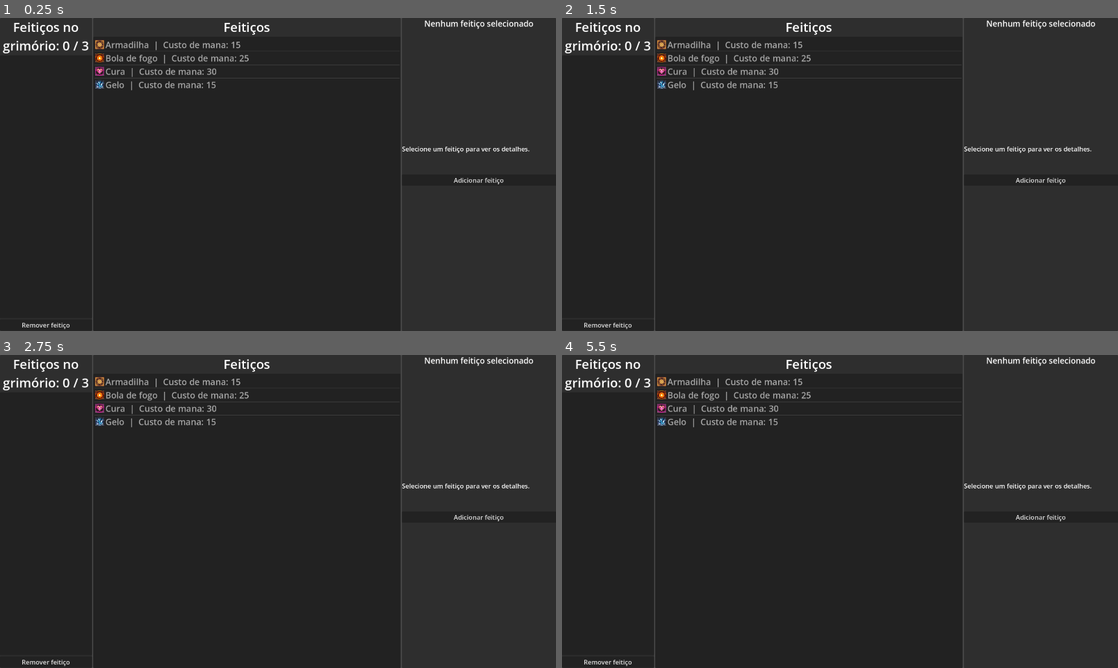
Above: before the commit, frames 1-4 (two rows, left to right).
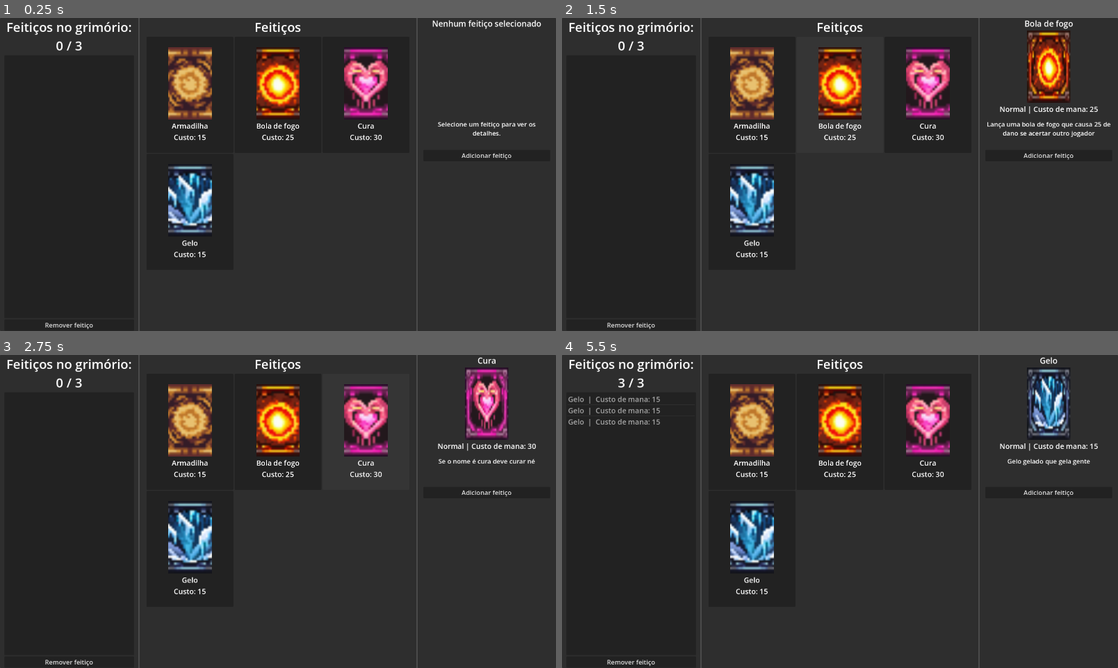
Above: after the commit, the same moments.

Repository: Isaaa43/Saudavel-e-Balanceado
Game: Godot game, scene res://cenas/menus/menu_deck.tscn
The game is run twice, just before and just after one commit, with the same random seed, the same clock (stepped at 60 frames per second) and the same inputs. This scene is started directly instead of the project's main scene.
Inputs (mouse positions are in pixels of both pictures, inside the frame that each line leads up to):
- Up to frame 1 (0.25 s): no input
- Up to frame 2 (1.5 s): click (751, 96) at 0.52 s; click (840, 96) at 1.27 s
- Up to frame 3 (2.75 s): click (366, 433) at 2.02 s
- Up to frame 4 (5.5 s): click (751, 549) at 2.77 s; click "Remover feitiço" at 3.5 s; click "Adicionar feitiço" at 4.25 s; tap Enter at 5 s; move the mouse to (962, 495) at 5.02 s; hold D (direita) from 5.03 s (still down); click (962, 495) at 5.1 s; tap Space (pular) at 5.27 s

The runs differ from the first frame. In frame 1, 9.9% of the frame differs, in the area x 0-98%, y 0-100%; in frame 2, 12%, in the area x 0-99%, y 0-100%; in frame 3, 11%; in frame 4, 12%.

Commit message:
substituição lista por quadros

Diff:
--- /dev/null
+++ b/luta-magos/cenas/menus/CardGridItem.tscn
@@ -0,0 +1,61 @@
+[gd_scene format=3 uid="uid://cwuvw7rq625os"]
+
+[ext_resource type="Script" uid="uid://ndo1bxcj42f7" path="res://scripts/CardGridItem.gd" id="1_xsg6e"]
+
+[node name="CardGridItem" type="Button" unique_id=1492274143]
+custom_minimum_size = Vector2(300, 400)
+anchors_preset = 15
+anchor_right = 1.0
+anchor_bottom = 1.0
+grow_horizontal = 2
+grow_vertical = 2
+size_flags_vertical = 3
+script = ExtResource("1_xsg6e")
+
+[node name="MarginContainer" type="MarginContainer" parent="." unique_id=722200261]
+layout_mode = 1
+anchors_preset = 15
+anchor_right = 1.0
+anchor_bottom = 1.0
+grow_horizontal = 2
+grow_vertical = 2
+
+[node name="Control" type="Control" parent="MarginContainer" unique_id=1364824778]
+layout_mode = 2
+size_flags_horizontal = 4
+mouse_filter = 2
+
+[node name="VBoxContainer" type="VBoxContainer" parent="MarginContainer/Control" unique_id=923995580]
+layout_mode = 1
+anchors_preset = 8
+anchor_left = 0.5
+anchor_top = 0.5
+anchor_right = 0.5
+anchor_bottom = 0.5
+offset_left = -75.0
+offset_top = -152.0
+offset_right = 75.0
+offset_bottom = 152.0
+grow_horizontal = 2
+grow_vertical = 2
+
+[node name="CardIcon" type="TextureRect" parent="MarginContainer/Control/VBoxContainer" unique_id=351240241]
+unique_name_in_owner = true
+custom_minimum_size = Vector2(150, 250)
+layout_mode = 2
+size_flags_vertical = 3
+expand_mode = 1
+stretch_mode = 6
+
+[node name="CardNameLabel" type="Label" parent="MarginContainer/Control/VBoxContainer" unique_id=1912980946]
+unique_name_in_owner = true
+layout_mode = 2
+theme_override_font_sizes/font_size = 25
+horizontal_alignment = 1
+autowrap_mode = 3
+
+[node name="CardCostLabel" type="Label" parent="MarginContainer/Control/VBoxContainer" unique_id=2073125359]
+unique_name_in_owner = true
+layout_mode = 2
+theme_override_font_sizes/font_size = 25
+horizontal_alignment = 1
--- a/luta-magos/cenas/menus/menu_deck.tscn
+++ b/luta-magos/cenas/menus/menu_deck.tscn
@@ -6,6 +6,7 @@
 [ext_resource type="Resource" uid="uid://byifd6pxkhvix" path="res://cartas/bola_de_fogo.tres" id="4_wv7g0"]
 [ext_resource type="Resource" uid="uid://bdu40fla2gco0" path="res://cartas/cura.tres" id="5_wv7g0"]
 [ext_resource type="Resource" uid="uid://dfdgujyipes5o" path="res://cartas/gelo.tres" id="6_gr7sa"]
+[ext_resource type="PackedScene" uid="uid://cwuvw7rq625os" path="res://cenas/menus/CardGridItem.tscn" id="7_gr7sa"]
 
 [node name="MenuDeck" type="Control" unique_id=1395345366]
 layout_mode = 3
@@ -16,6 +17,7 @@
 grow_vertical = 2
 script = ExtResource("1_glkbn")
 available_cards = Array[ExtResource("2_m5xgc")]([ExtResource("3_4ijxk"), ExtResource("4_wv7g0"), ExtResource("5_wv7g0"), ExtResource("6_gr7sa")])
+card_button_scene = ExtResource("7_gr7sa")
 
 [node name="MarginContainer" type="MarginContainer" parent="." unique_id=891563215]
 layout_mode = 1
@@ -31,10 +33,11 @@
 [node name="DeckPanel" type="PanelContainer" parent="MarginContainer/HBoxContainer" unique_id=2138749029]
 layout_mode = 2
 size_flags_horizontal = 3
-size_flags_stretch_ratio = 0.6
 
 [node name="MarginContainer" type="MarginContainer" parent="MarginContainer/HBoxContainer/DeckPanel" unique_id=2105672495]
 layout_mode = 2
+theme_override_constants/margin_left = 15
+theme_override_constants/margin_right = 15
 
 [node name="VBoxContainer" type="VBoxContainer" parent="MarginContainer/HBoxContainer/DeckPanel/MarginContainer" unique_id=1461920499]
 layout_mode = 2
@@ -55,6 +58,7 @@
 size_flags_horizontal = 3
 size_flags_vertical = 3
 size_flags_stretch_ratio = 2.6
+theme_override_font_sizes/font_size = 25
 
 [node name="RemoveButton" type="Button" parent="MarginContainer/HBoxContainer/DeckPanel/MarginContainer/VBoxContainer" unique_id=1018711789]
 unique_name_in_owner = true
@@ -80,11 +84,15 @@
 text = "Feitiços"
 horizontal_alignment = 1
 
-[node name="CardPool" type="ItemList" parent="MarginContainer/HBoxContainer/CardPoolPanel/MarginContainer/VBoxContainer" unique_id=2090578027]
+[node name="CardScroll" type="ScrollContainer" parent="MarginContainer/HBoxContainer/CardPoolPanel/MarginContainer/VBoxContainer" unique_id=1499692090]
+layout_mode = 2
+size_flags_vertical = 3
+
+[node name="CardGrid" type="GridContainer" parent="MarginContainer/HBoxContainer/CardPoolPanel/MarginContainer/VBoxContainer/CardScroll" unique_id=943938688]
 unique_name_in_owner = true
 layout_mode = 2
-size_flags_vertical = 3
-theme_override_font_sizes/font_size = 30
+size_flags_horizontal = 6
+columns = 3
 
 [node name="InfoPanel" type="PanelContainer" parent="MarginContainer/HBoxContainer" unique_id=1049318992]
 layout_mode = 2
@@ -92,6 +100,8 @@
 
 [node name="MarginContainer" type="MarginContainer" parent="MarginContainer/HBoxContainer/InfoPanel" unique_id=692050293]
 layout_mode = 2
+theme_override_constants/margin_left = 20
+theme_override_constants/margin_right = 20
 
 [node name="VBoxContainer" type="VBoxContainer" parent="MarginContainer/HBoxContainer/InfoPanel/MarginContainer" unique_id=811642422]
 layout_mode = 2
@@ -110,13 +120,15 @@
 
 [node name="CardArt" type="TextureRect" parent="MarginContainer/HBoxContainer/InfoPanel/MarginContainer/VBoxContainer/HBoxContainer" unique_id=367272998]
 unique_name_in_owner = true
-custom_minimum_size = Vector2(200, 350)
+custom_minimum_size = Vector2(150, 250)
 layout_mode = 2
 
 [node name="CardTypeCost" type="Label" parent="MarginContainer/HBoxContainer/InfoPanel/MarginContainer/VBoxContainer" unique_id=702212210]
 unique_name_in_owner = true
+custom_minimum_size = Vector2(0, 50)
 layout_mode = 2
 theme_override_font_sizes/font_size = 25
+horizontal_alignment = 1
 
 [node name="CardDescription" type="RichTextLabel" parent="MarginContainer/HBoxContainer/InfoPanel/MarginContainer/VBoxContainer" unique_id=719554911]
 unique_name_in_owner = true
@@ -124,6 +136,7 @@
 layout_mode = 2
 theme_override_font_sizes/normal_font_size = 22
 text = "Descrição do feitiço selecionado"
+horizontal_alignment = 1
 
 [node name="AddButton" type="Button" parent="MarginContainer/HBoxContainer/InfoPanel/MarginContainer/VBoxContainer" unique_id=440370027]
 unique_name_in_owner = true
--- a/luta-magos/feiticos/BolaFogo/FD_bola_fogo.tres
+++ b/luta-magos/feiticos/BolaFogo/FD_bola_fogo.tres
@@ -1,7 +1,7 @@
-[gd_resource type="Resource" script_class="FeiticoDef" format=3 uid="uid://c4ct5q6ves50i"]
+[gd_resource type="Resource" script_class="FeiticoDefinicaoRes" format=3 uid="uid://c4ct5q6ves50i"]
 
 [ext_resource type="PackedScene" uid="uid://bkkbtsjf58c46" path="res://feiticos/BolaFogo/FS_bola_fogo.tscn" id="1_p0m5y"]
-[ext_resource type="Script" uid="uid://dnavupkg51wgc" path="res://scripts/game/feiticos/definicoes/feitico_def.gd" id="1_toj36"]
+[ext_resource type="Script" uid="uid://dnavupkg51wgc" path="res://scripts/game/feiticos/feitico_definicao_res.gd" id="1_toj36"]
 
 [resource]
 script = ExtResource("1_toj36")
--- /dev/null
+++ b/luta-magos/scripts/CardGridItem.gd
@@ -0,0 +1,41 @@
+extends Button
+class_name CardGridItem
+
+signal card_selected(card: CardData)
+signal card_activated(card: CardData)
+
+var card_data: CardData = null
+
+@onready var card_icon: TextureRect = %CardIcon
+@onready var card_name_label: Label = %CardNameLabel
+@onready var card_cost_label: Label = %CardCostLabel
+
+
+func _ready() -> void:
+	pressed.connect(_on_pressed)
+
+
+func setup(card: CardData) -> void:
+	card_data = card
+
+	card_name_label.text = card.nome
+	card_cost_label.text = "Custo: %d" % card.custo
+	card_icon.texture = card.icone
+
+	tooltip_text = "%s\n%s" % [card.nome, card.descricao]
+
+
+func _on_pressed() -> void:
+	if card_data == null:
+		return
+
+	card_selected.emit(card_data)
+
+
+func _gui_input(event: InputEvent) -> void:
+	if card_data == null:
+		return
+
+	if event is InputEventMouseButton:
+		if event.button_index == MOUSE_BUTTON_LEFT and event.pressed and event.double_click:
+			card_activated.emit(card_data)
--- a/luta-magos/scripts/menus/menu_deck.gd
+++ b/luta-magos/scripts/menus/menu_deck.gd
@@ -6,7 +6,7 @@
 
 # Quantidade máxima de cartas permitida no deck do jogador.
 @export var max_deck_size: int = 3
-
+@export var card_button_scene: PackedScene
 
 # Lista de cartas que o jogador adicionou ao deck durante a montagem.
 # Essa lista existe apenas em tempo de execução.
@@ -23,7 +23,7 @@
 
 # Referências aos nós da interface.
 # O símbolo % funciona porque esses nós foram marcados como "Acessar como Nome Único".
-@onready var card_pool: ItemList = %CardPool
+@onready var card_grid: GridContainer = %CardGrid
 @onready var deck_list: ItemList = %DeckList
 
 @onready var card_art: TextureRect = %CardArt
@@ -37,40 +37,31 @@
 
 
 func _ready() -> void:
-	# Conecta os sinais da lista de cartas disponíveis.
-	# item_selected é chamado quando o jogador clica em uma carta.
-	# item_activated é chamado quando o jogador ativa o item, normalmente com duplo clique ou Enter.
-	card_pool.item_selected.connect(_on_card_pool_item_selected)
-	card_pool.item_activated.connect(_on_card_pool_item_activated)
-
-	# Conecta o sinal da lista do deck.
 	deck_list.item_selected.connect(_on_deck_list_item_selected)
 
-	# Conecta os botões da interface.
 	add_button.pressed.connect(_on_add_button_pressed)
 	remove_button.pressed.connect(_on_remove_button_pressed)
 
-	# Inicializa a interface.
 	_populate_card_pool()
 	_update_deck_list()
 	_clear_card_info()
 
+func _populate_card_pool() -> void:
+	for child in card_grid.get_children():
+		child.queue_free()
 
-func _populate_card_pool() -> void:
-	# Limpa a lista antes de preenchê-la.
-	# Isso evita duplicar itens caso a função seja chamada novamente.
-	card_pool.clear()
+	if card_button_scene == null:
+		push_error("Card button scene não foi definida no Inspector.")
+		return
 
-	# Para cada carta disponível, cria um item visual no ItemList da coluna do meio.
 	for card in available_cards:
-		var text := "%s  |  Custo de mana: %d" % [card.nome, card.custo]
+		var card_button := card_button_scene.instantiate() as CardGridItem
 
-		# Se a carta tiver um ícone, ele aparece junto do nome.
-		# Se não tiver, aparece apenas o texto.
-		if card.icone:
-			card_pool.add_item(text, card.icone)
-		else:
-			card_pool.add_item(text)
+		card_grid.add_child(card_button)
+
+		card_button.setup(card)
+		card_button.card_selected.connect(_on_card_grid_item_selected)
+		card_button.card_activated.connect(_on_card_grid_item_activated)
 
 
 func _update_deck_list() -> void:
@@ -115,20 +106,11 @@
 	card_art.texture = null
 
 
-func _on_card_pool_item_selected(index: int) -> void:
-	# Quando o jogador clica em uma carta disponível,
-	# pegamos a carta correspondente no array available_cards.
-	var card := available_cards[index]
-
-	# Mostra as informações da carta na coluna da direita.
+func _on_card_grid_item_selected(card: CardData) -> void:
 	_show_card_info(card)
 
 
-func _on_card_pool_item_activated(index: int) -> void:
-	# Quando o jogador ativa uma carta disponível, normalmente com duplo clique,
-	# a carta é exibida na coluna da direita e adicionada ao deck.
-	var card := available_cards[index]
-
+func _on_card_grid_item_activated(card: CardData) -> void:
 	_show_card_info(card)
 	_add_card_to_deck(card)
 
Not shown, added: luta-magos/scripts/CardGridItem.gd.uid
